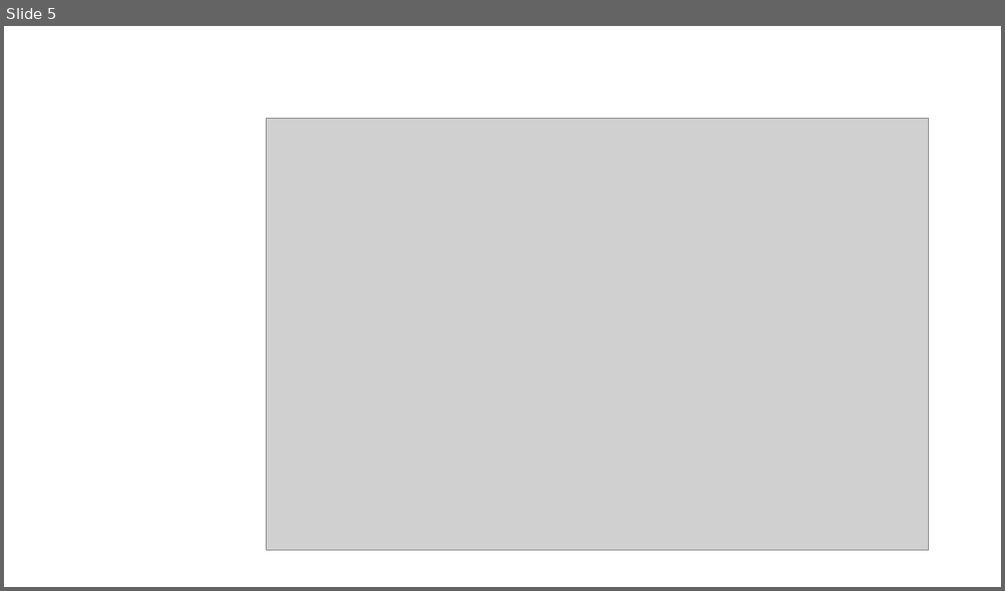
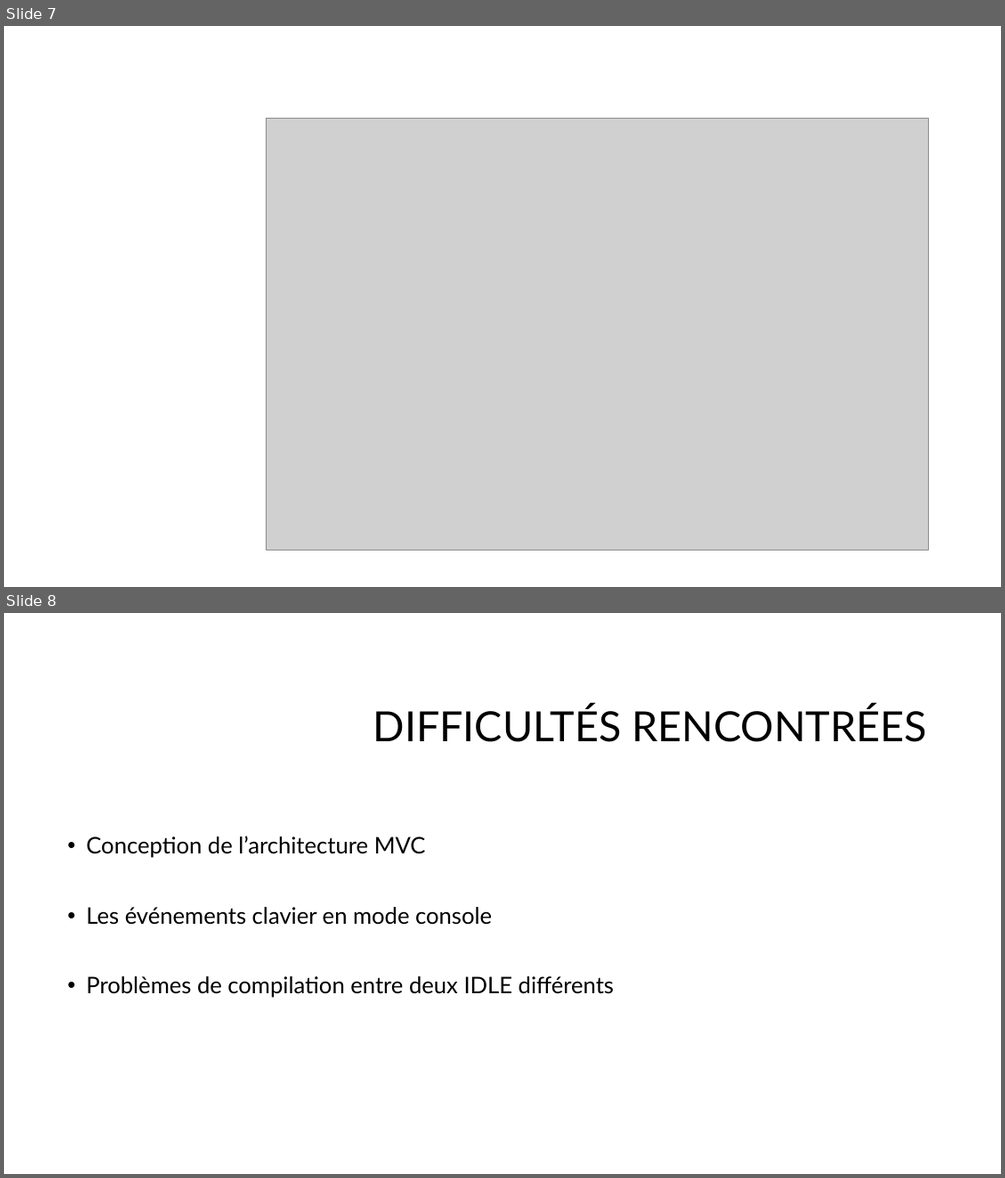
Before and after one commit to Elvonnia/Runner, a slide deck: runner.pptx. Shown one above the other, each under a label of ours: slide 5 before the commit, slides 7 and 8 after it. The pictures are 1005x591 and 1005x1178 pixels, drawn with LibreOffice and Linux fonts; fonts in the diff are those of the drawing; grey boxes stand for pictures; background and template pictures are left out. Boxes give left, top, right and bottom in pixels: in the first picture for what was removed or moved away, otherwise in the second. Text is boxed around its words. In the diff, an @@ line names an element or a change of style, - is before the commit and + after.

```diff
--- a/runner.pptx
+++ b/runner.pptx
@@ slide 8 added at bbox=[4, 613, 1001, 1174], background #FFFFFF @@
@@ title added at bbox=[373, 706, 927, 742], 40 pt, text #000000 @@
+DIFFICULTÉS RENCONTRÉES
@@ text added at bbox=[86, 835, 614, 997], 22 pt, text #000000 @@
+• Conception de l’architecture MVC
+• Les événements clavier en mode console
+• Problèmes de compilation entre deux IDLE différents
@@ what was slide 5 is now slide 7 @@
```
Also in this commit, not shown: 1 slide changed, 3 other slides added.
